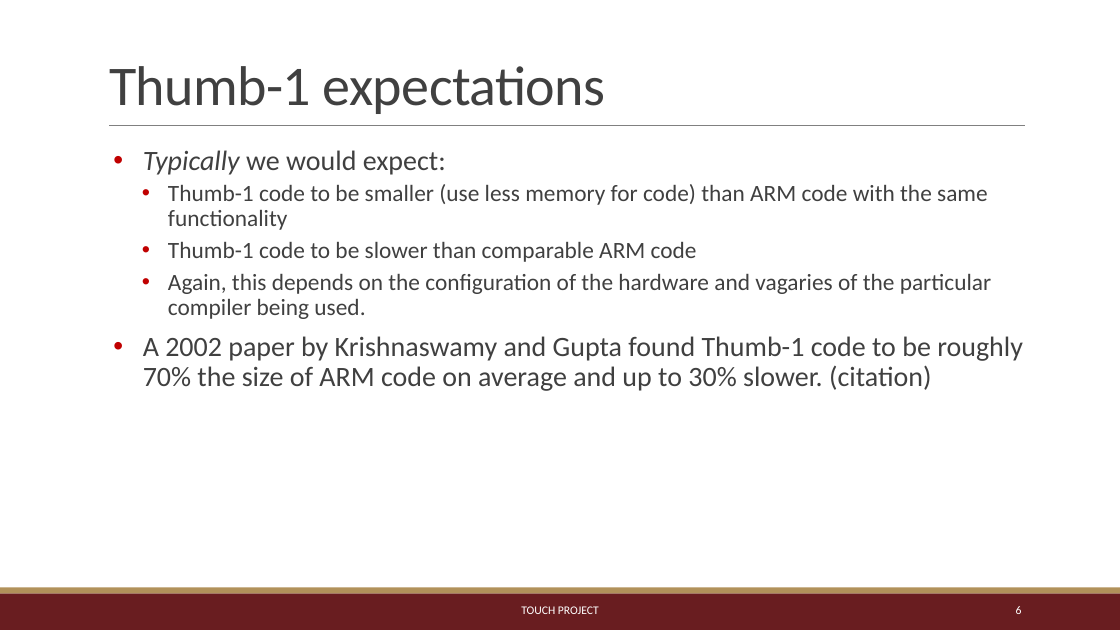
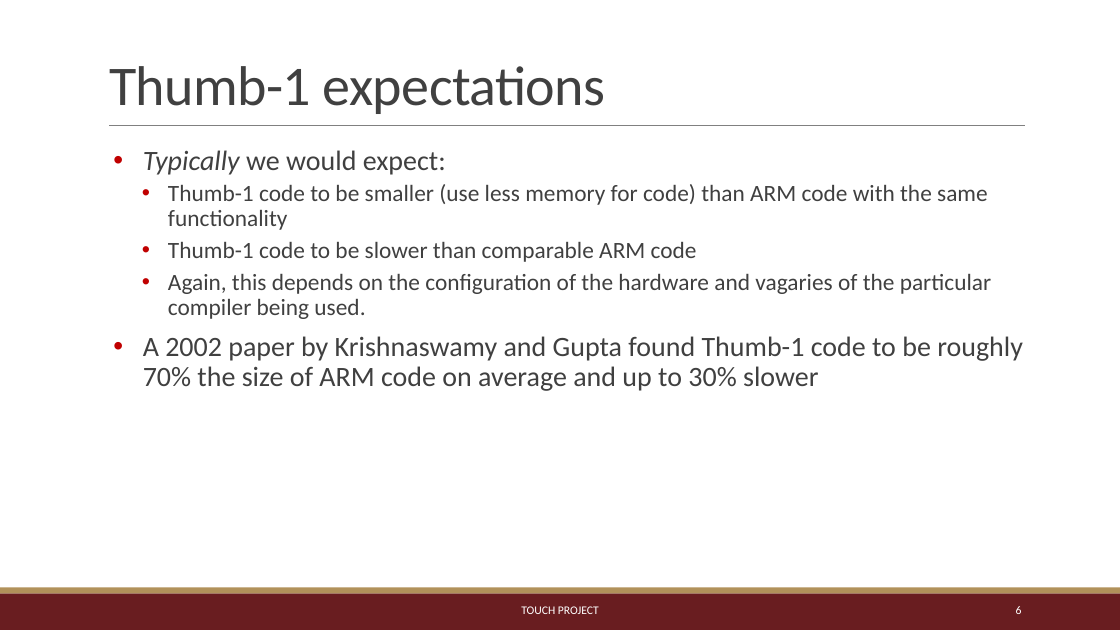
Before and after one commit to TeachingUndergradsCHC/modules, a slide deck: slide 6 of Architecture/arm_introduction/ARM/Thumb_intro.pptx. Drawn at 1120x630 pixels with LibreOffice and Linux fonts; fonts in the diff are those of the drawing. Boxes give left, top, right and bottom in pixels: in the first picture for what was removed or moved away, otherwise in the second. Text is boxed around its words. In the diff, an @@ line names an element or a change of style, - is before the commit and + after.

```diff
--- a/Architecture/arm_introduction/ARM/Thumb_intro.pptx
+++ b/Architecture/arm_introduction/ARM/Thumb_intro.pptx
@@ text at box(143, 336, 1023, 391): text changed @@
-• A 2002 paper by Krishnaswamy and Gupta found Thumb-1 code to be roughly 70% the size of ARM code on average and up to 30% slower. (citation)
+• A 2002 paper by Krishnaswamy and Gupta found Thumb-1 code to be roughly 70% the size of ARM code on average and up to 30% slower
```
Also in this commit, not shown: 5 other files.
